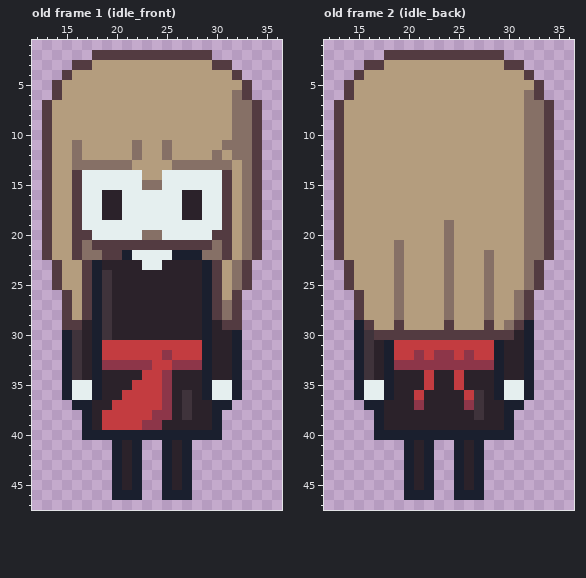
A pixel-art file gets an edit: Assets/Art_assets/aseprite_raw/example/td_chara_girl.aseprite. That is the earlier state.
48x48 pixels, 12 frames. Shown: old frame 1 (idle_front): x 12..36, y 1..47; old frame 2 (idle_back): x 12..36, y 1..47. The commit also changed other frames, which this record leaves out.
And afterwards:
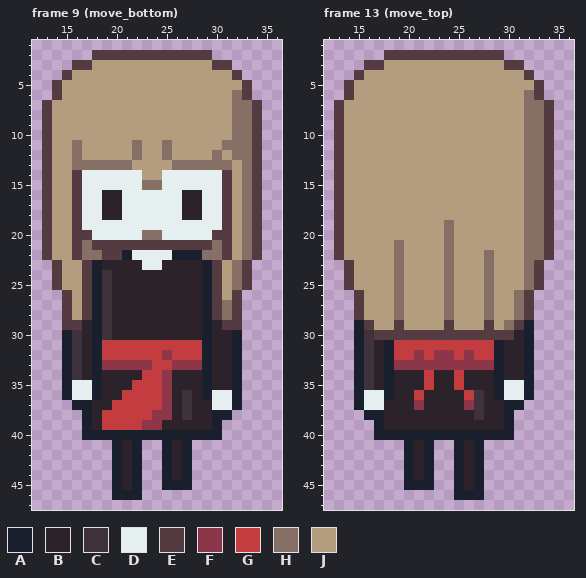
Palette (. is transparent): A #1a1f2e  B #2b222a  C #3f333b  D #e5efef  E #533b41  F #8d3649  G #c33c40  H #867066  J #b49d7e
A new or re-ordered frame is compared with the old frame closest to it.
What changed:
frames 12 -> 27
Frame 9 (move_bottom) is new; against old frame 1 (idle_front), layers "arm_back", "leg_back":
y 35: x 30..31 DD -> BB
y 37: x 30..32 AA. -> DDA
y 38: x 31 . -> A
y 45: x 26 B -> A
y 46: x 25..27 AAA -> ...
Frame 13 (move_top) is new; against old frame 2 (idle_back), layers "arm_front", "leg_front":
y 35: x 16..17 DD -> CB
y 37: x 15..17 .AA -> ADD
y 38: x 16 . -> A
y 45: x 21 B -> A
y 46: x 20..22 AAA -> ...
Where, in picture pixels (left, top, right, bottom), the same in both pictures:
changed: (212, 380, 242, 420)
changed: (162, 480, 192, 500)
changed: (354, 380, 384, 420)
changed: (404, 480, 434, 500)
